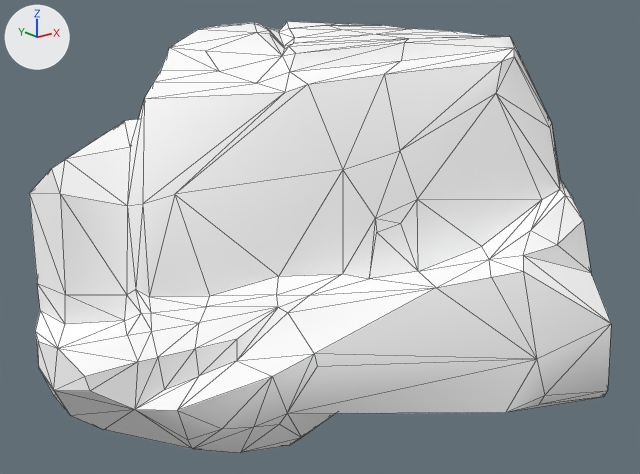
Two versions of the glTF model game/data/meshes/props/Rock_Medium_3.gltf, one commit apart.
Rendered twice from a 50 mm lens placed at (-3.47, -4.97, 2.39), pointed at (-0.17, -0.85, 0.74). The lights are fixed; the arrows at upper left show +X, +Y and +Z. The first picture is the older version. Mesh edges are drawn as thin lines.

Objects in the first picture: 'Rock_Medium_3'.
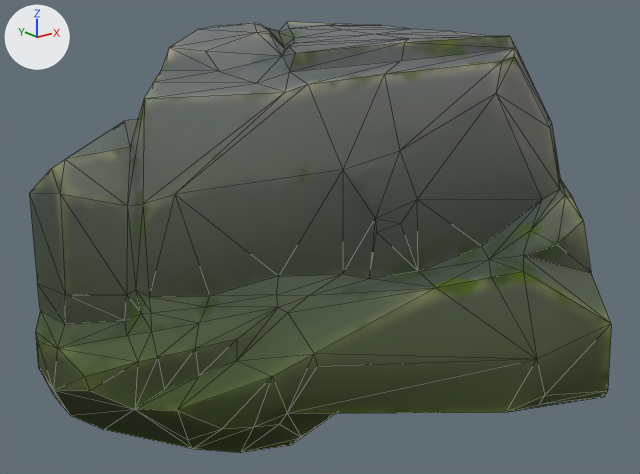
The edits, one by one:
Picture 'Rocks_Diffuse.png' (img_rocks_diffuse_png) is new.
In material 'Rocks' (mat_rocks), base_color is no longer (1.0, 1.0, 1.0), white #ffffff.
In material 'Rocks' (mat_rocks), texture is now set to img_rocks_diffuse_png.

Boxes (x1, y1, x2, y2) around the edits, measured in the pictures (640 x 474 px):
'Rock_Medium_3', surface changed (darker)
    both: (29, 21, 611, 453)
